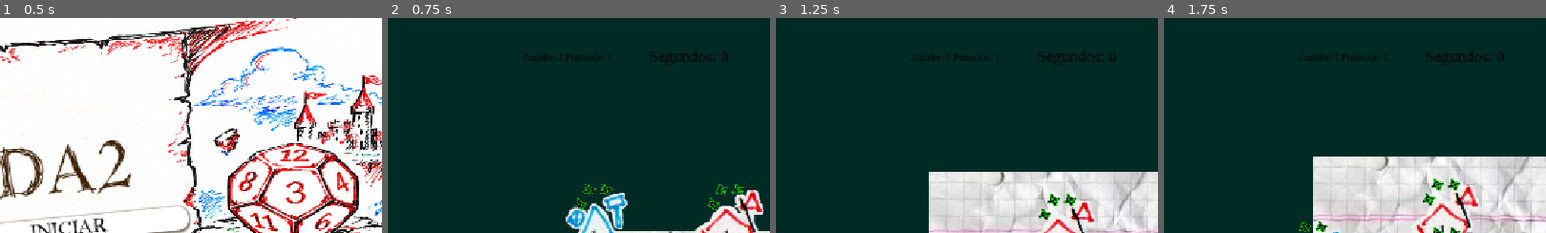
Above: before the commit, frames 1-4 (left to right).
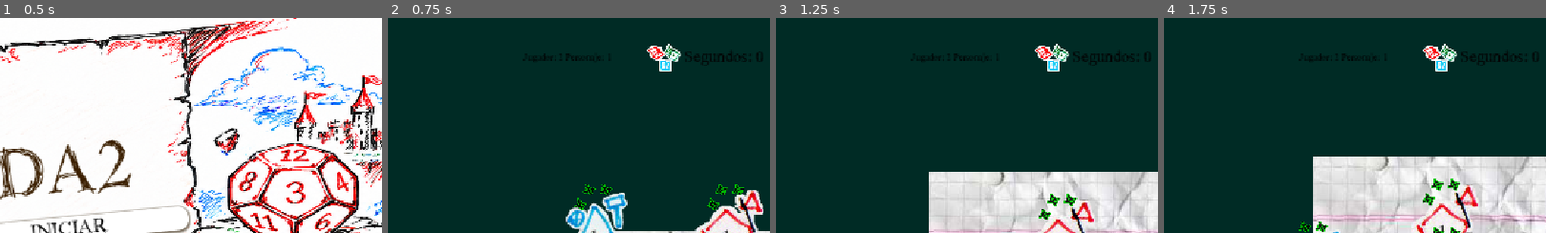
Above: after the commit, the same moments.

Repository: Pablo7776/Motores_Graficos
Game: Godot game, scene res://Escenas/menu_principal.tscn
The game is run twice, just before and just after one commit, with the same random seed, the same clock (stepped at 60 frames per second) and the same inputs. The engine's default icon, where the game draws it, is replaced by a stand-in: a white triangle on a blue panel in a dark square.
Inputs (mouse positions are % of the whole screen's width and height, from its top left):
- Up to frame 1 (0.5 s): no input
- Up to frame 2 (0.75 s): click "INICIAR" at 0.5 s
- Up to frame 3 (1.25 s): no input
- Up to frame 4 (1.75 s): move the mouse to (72, 45) at 1.27 s; hold Right (mover_derecha) from 1.28 s (still down); click (72, 45) at 1.35 s; tap Space (saltar) at 1.52 s
The pictures show only the part of the screen within x 13-63%, y 0-50%; the shares and areas given below are measured in that part.

Frame 1 is identical in both runs. In frame 2, 0.8% of the frame differs, in the area x 67-98%, y 12-25%; in frame 3, 0.8%; in frame 4, 0.8%.

Commit message:
Sprite de lanzamiento de dados
Agregué el sprite en el hud para indicar que se están landanzo los dados con el sistema de partículas para emular el repiquetéo de los dados

Diff:
--- /dev/null
+++ b/da-2-zafarrancho/Escenas/Interfaz/dados_tirados.tscn
@@ -0,0 +1,59 @@
+[gd_scene format=3 uid="uid://bmnrnosxdy5sp"]
+
+[ext_resource type="Texture2D" uid="uid://5sx3ivdnicyt" path="res://Recursos/Assets_Visuales/Objetos/particula_x.png" id="1_6pgxp"]
+[ext_resource type="Texture2D" uid="uid://brpaw5pr62vlg" path="res://Recursos/Assets_Visuales/Objetos/dados_lanzados.png" id="2_o1e72"]
+
+[sub_resource type="AtlasTexture" id="AtlasTexture_bbxrb"]
+atlas = ExtResource("2_o1e72")
+region = Rect2(0, 0, 171, 157)
+
+[sub_resource type="AtlasTexture" id="AtlasTexture_8gn7r"]
+atlas = ExtResource("2_o1e72")
+region = Rect2(171, 0, 171, 157)
+
+[sub_resource type="AtlasTexture" id="AtlasTexture_85ga3"]
+atlas = ExtResource("2_o1e72")
+region = Rect2(342, 0, 171, 157)
+
+[sub_resource type="AtlasTexture" id="AtlasTexture_glptc"]
+atlas = ExtResource("2_o1e72")
+region = Rect2(513, 0, 171, 157)
+
+[sub_resource type="SpriteFrames" id="SpriteFrames_lxetx"]
+animations = [{
+"frames": [{
+"duration": 1.0,
+"texture": SubResource("AtlasTexture_bbxrb")
+}, {
+"duration": 1.0,
+"texture": SubResource("AtlasTexture_8gn7r")
+}, {
+"duration": 1.0,
+"texture": SubResource("AtlasTexture_85ga3")
+}, {
+"duration": 1.0,
+"texture": SubResource("AtlasTexture_glptc")
+}],
+"loop": true,
+"name": &"default",
+"speed": 5.0
+}]
+
+[node name="DadosTirados" type="Node2D" unique_id=934820086]
+
+[node name="CPUParticles2D" type="CPUParticles2D" parent="." unique_id=582921235]
+scale = Vector2(0.3, 0.3)
+emitting = false
+texture = ExtResource("1_6pgxp")
+lifetime = 0.29000000000000004
+lifetime_randomness = 0.69
+emission_shape = 1
+emission_sphere_radius = 82.7
+scale_amount_min = 0.3
+scale_amount_max = 0.5
+
+[node name="AnimatedSprite2D" type="AnimatedSprite2D" parent="." unique_id=310536597]
+scale = Vector2(0.3, 0.3)
+sprite_frames = SubResource("SpriteFrames_lxetx")
+frame = 2
+frame_progress = 0.8780182
--- a/da-2-zafarrancho/Escenas/Interfaz/hud.gd
+++ b/da-2-zafarrancho/Escenas/Interfaz/hud.gd
@@ -3,9 +3,14 @@
 
 var pj_actual
 
+func _on_dado_girando():
+	$DadosTirados/AnimatedSprite2D.play()
+	$DadosTirados/CPUParticles2D.emitting = true
+	pass
 
 func _on_dado_valor(valor):
-
+	$DadosTirados/AnimatedSprite2D.stop()
+	$DadosTirados/CPUParticles2D.emitting = false
 	print("Valor del dado:", valor)
 
 	$Timer.start(valor)
@@ -27,6 +32,7 @@
 	# Conectar nuevo dado
 
 	pj_actual.dado.dado_valor.connect(_on_dado_valor)
+	pj_actual.dado.dados_girando.connect(_on_dado_girando)
 
 	_mostrar_turno()
 
--- a/da-2-zafarrancho/Escenas/Interfaz/hud.tscn
+++ b/da-2-zafarrancho/Escenas/Interfaz/hud.tscn
@@ -2,14 +2,15 @@
 
 [ext_resource type="Script" uid="uid://cu5bs68lh8x5l" path="res://Escenas/Interfaz/hud.gd" id="1_owbtu"]
 [ext_resource type="FontFile" uid="uid://cla3yyxnq4amh" path="res://Recursos/Tipografias/!SketchyTimes-b.ttf" id="2_0h31l"]
+[ext_resource type="PackedScene" uid="uid://bmnrnosxdy5sp" path="res://Escenas/Interfaz/dados_tirados.tscn" id="3_0h31l"]
 
 [node name="HUD" type="Node2D" unique_id=265661405]
 script = ExtResource("1_owbtu")
 
 [node name="Tiempo" type="Label" parent="." unique_id=1424201482]
-offset_left = 531.5
+offset_left = 584.5
 offset_top = 22.0
-offset_right = 620.5
+offset_right = 673.5
 offset_bottom = 50.0
 theme_override_colors/font_color = Color(0.011764706, 0.011764706, 0.011764706, 1)
 theme_override_colors/font_outline_color = Color(0.055712584, 0.055712584, 0.055712584, 1)
@@ -27,3 +28,6 @@
 theme_override_colors/font_color = Color(0, 0, 0, 1)
 theme_override_colors/font_outline_color = Color(0.05490196, 0.05490196, 0.05490196, 1)
 theme_override_fonts/font = ExtResource("2_0h31l")
+
+[node name="DadosTirados" parent="." unique_id=934820086 instance=ExtResource("3_0h31l")]
+position = Vector2(554, 35)
--- a/da-2-zafarrancho/modulos/componentes/dados.gd
+++ b/da-2-zafarrancho/modulos/componentes/dados.gd
@@ -2,6 +2,7 @@
 class_name Dado
 
 signal dado_valor(valor)
+signal dados_girando()
 
 var cara := 1
 var girando := false
@@ -38,7 +39,7 @@
 func tirar_dado():
 
 	girando = true
-
+	dados_girando.emit()
 	# Cantidad de cambios visuales antes de parar
 	var vueltas = randi_range(10, 20)
 
Binary file added: da-2-zafarrancho/Recursos/Assets_Visuales/Objetos/dados_lanzados.png
Not shown, added: da-2-zafarrancho/Recursos/Assets_Visuales/Objetos/dados_lanzados.png.import
Binary file added: da-2-zafarrancho/Recursos/Assets_Visuales/Objetos/particula_x.png
Not shown, added: da-2-zafarrancho/Recursos/Assets_Visuales/Objetos/particula_x.png.import
Not shown: 1 places in da-2-zafarrancho/modulos/personajes/personaje_base.tscn that only renumber resources
